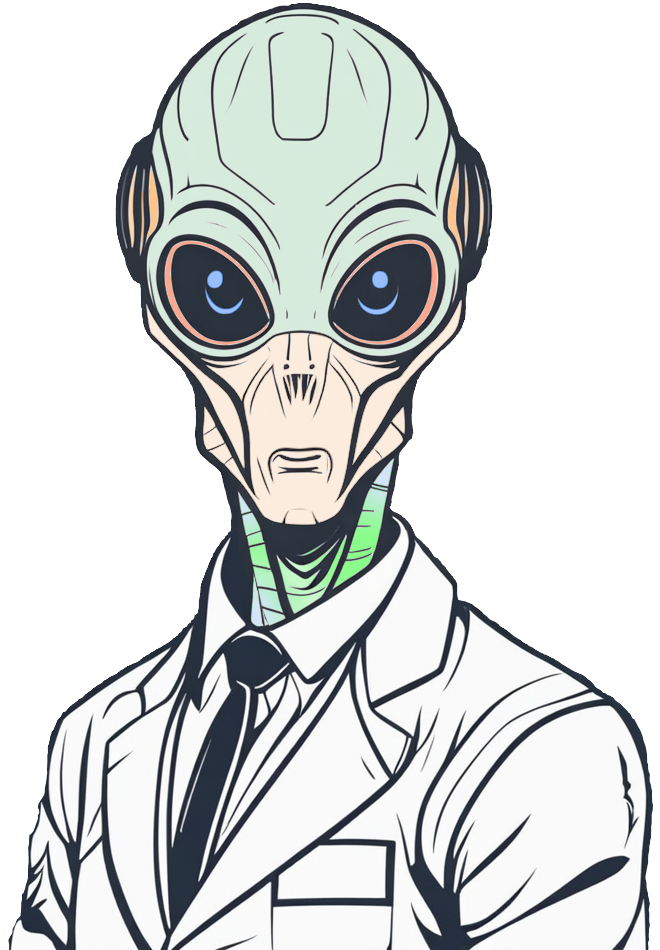
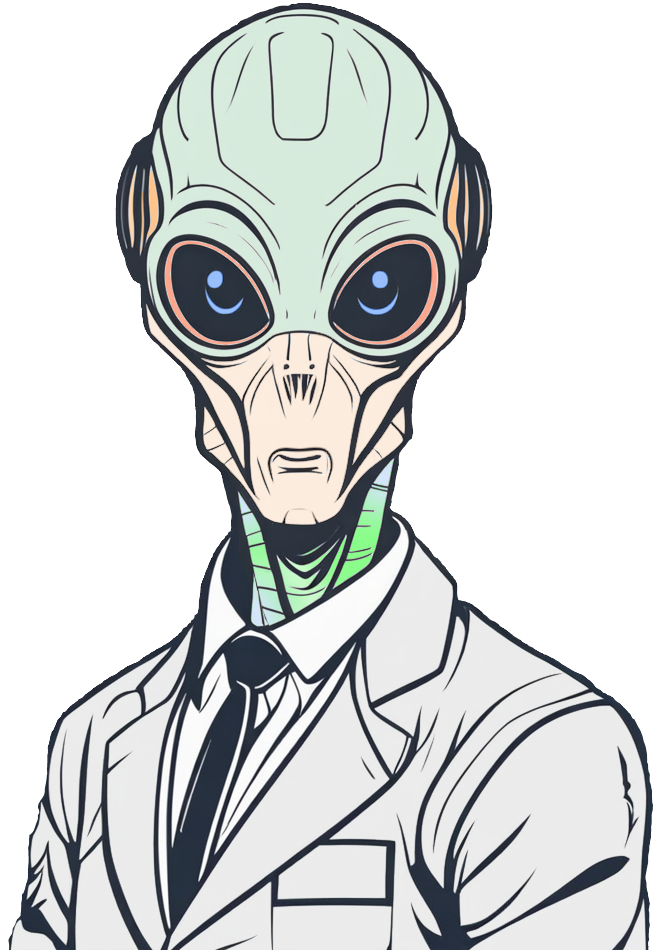
Revision of a layered 660 x 950 image; what changed, layer by layer:
painted on "Paint Layer 3" over [left=12, top=543, right=645, bottom=950]
painted on "Background" over [left=12, top=543, right=645, bottom=950]
